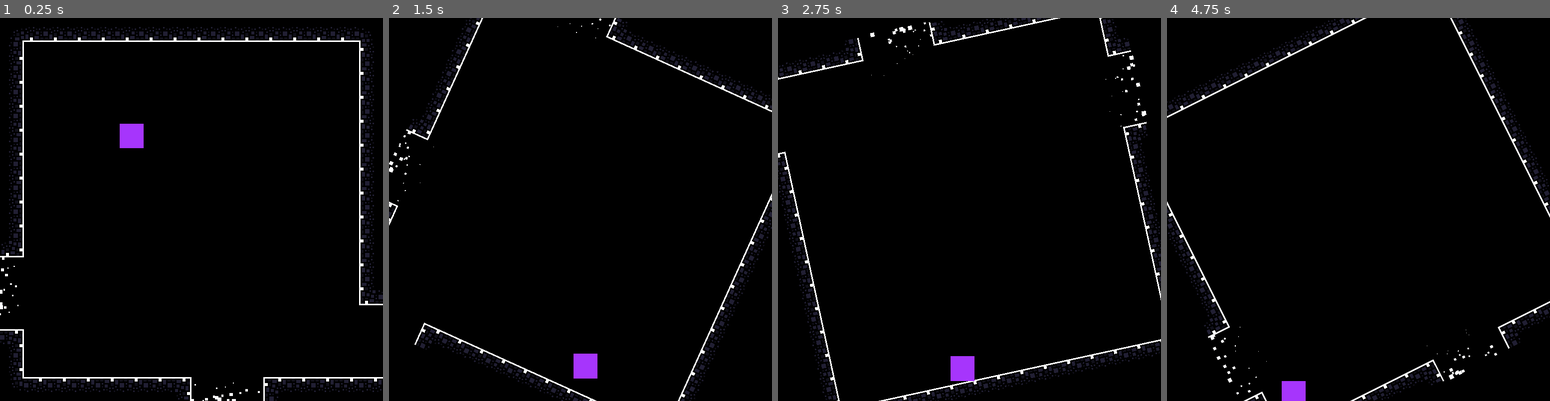
Above: before the commit, frames 1-4 (left to right).
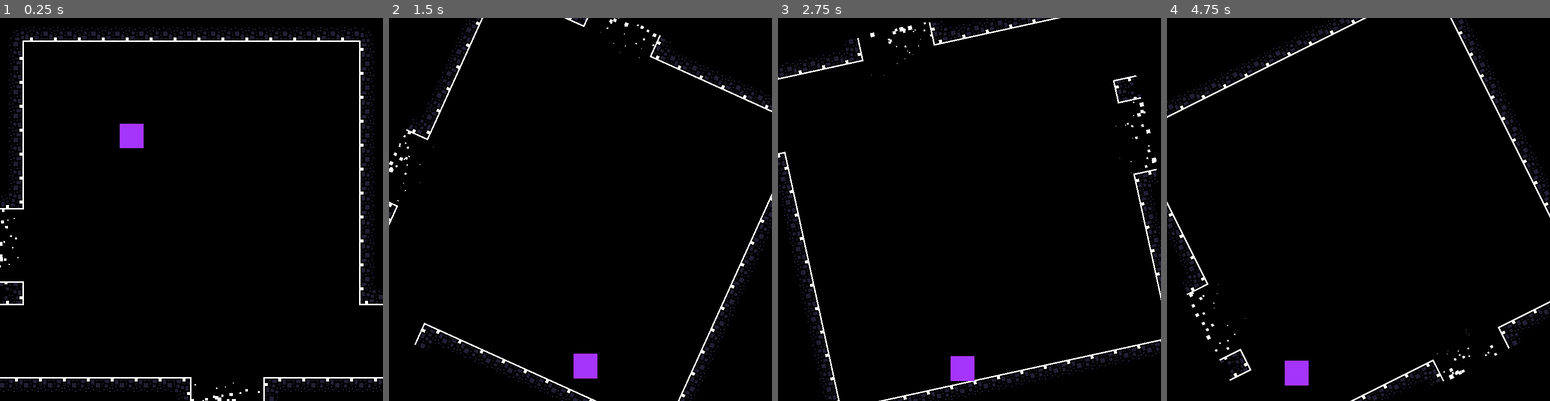
Above: after the commit, the same moments.

Repository: Diogoamorim27/Rubix-Truth
Game: Godot game, scene res://Scenes/Rooms/TemplateSala.tscn
Same seed, same stepped clock (60 frames per second), same inputs: the game is played once before the commit and once after it.
Inputs:
- Up to frame 1 (0.25 s): no input
- Up to frame 2 (1.5 s): tap Enter (ui_accept) at 0.5, 0.77 s; hold Right (ui_right) 0.53-1.28 s; tap E (e) at 0.6, 1.35 s; hold Left (ui_left) from 1.28 s (still down)
- Up to frame 3 (2.75 s): tap Enter (ui_accept) at 1.52 s; release Left (ui_left) at 2.03 s; hold Right (ui_right) from 2.03 s (still down); tap Q (q) at 2.1 s; tap E (e) at 2.3 s
- Up to frame 4 (4.75 s): tap E (e) at 2.85, 3.6, 4.55 s; tap Enter (ui_accept) at 3.02, 3.77, 4.52 s; release Right (ui_right) at 3.53 s; hold Left (ui_left) from 3.53 s (still down); tap Q (q) at 4.35 s

The runs differ from the first frame. In frame 1, 1.0% of the frame differs, in the area x 0-63%, y 45-98%; in frame 2, 0.4%; in frame 3, 0.9%; in frame 4, 1.3%, in the area x 4-85%, y 67-100%.
Error in both runs: Trying to assign value of type 'Node2D' to a variable of type 'Area2D'. (res://Scenes/Rooms/Room.gd:24)

Commit message:
begun hazard, fixed gate collision

Diff:
--- a/Scenes/Prefabs/Gate.gd
+++ b/Scenes/Prefabs/Gate.gd
@@ -3,18 +3,11 @@
 # Declare member variables here. Examples:
 # var a = 2
 # var b = "text"
-export var next_scene : String
+
 # Called when the node enters the scene tree for the first time.
 func _ready():
 	pass # Replace with function body.
 
 # Called every frame. 'delta' is the elapsed time since the previous frame.
-func _process(delta):
-	pass
-
-
-func _on_Gate_body_entered(body):
-	if body.name == "Player":
-		print("player here")
-		get_tree().change_scene(next_scene)
-	pass # Replace with function body.
+#func _process(delta):
+#	pass
--- a/Scenes/Prefabs/Gate.tscn
+++ b/Scenes/Prefabs/Gate.tscn
@@ -1,4 +1,6 @@
-[gd_scene load_steps=3 format=2]
+[gd_scene load_steps=4 format=2]
+
+[ext_resource path="res://Scenes/Prefabs/Gate.gd" type="Script" id=1]
 
 [sub_resource type="SegmentShape2D" id=1]
 a = Vector2( 0, -24 )
@@ -9,6 +11,7 @@
 b = Vector2( 0, 24 )
 
 [node name="Gate" type="Area2D"]
+script = ExtResource( 1 )
 
 [node name="CollisionShape2D" type="CollisionShape2D" parent="."]
 position = Vector2( 16, 0 )
--- a/Scenes/Prefabs/Hazard.gd
+++ b/Scenes/Prefabs/Hazard.gd
@@ -1,19 +1,13 @@
-extends StaticBody2D
+extends Sprite
 
 # Declare member variables here. Examples:
 # var a = 2
 # var b = "text"
-
+onready var particles : = $Particles2D
 # Called when the node enters the scene tree for the first time.
 func _ready():
 	pass # Replace with function body.
 
 # Called every frame. 'delta' is the elapsed time since the previous frame.
-#func _process(delta):
-#	pass
-
-
-func _on_Area2D_body_entered(body):
-	if body.name == "Player":
-		get_tree().reload_current_scene()
-	pass # Replace with function body.
+func _process(delta):
+	pass
--- a/Scenes/Prefabs/Hazard.tscn
+++ b/Scenes/Prefabs/Hazard.tscn
@@ -1,27 +1,35 @@
-[gd_scene load_steps=5 format=2]
+[gd_scene load_steps=6 format=2]
 
-[ext_resource path="res://Scenes/Prefabs/Hazard.gd" type="Script" id=1]
-[ext_resource path="res://Assets/hazard.png" type="Texture" id=2]
+[ext_resource path="res://Assets/toxic.png" type="Texture" id=1]
+[ext_resource path="res://Scenes/Prefabs/Hazard.gd" type="Script" id=2]
 
-[sub_resource type="RectangleShape2D" id=1]
-extents = Vector2( 8, 8 )
+[sub_resource type="Curve" id=2]
+_data = [ Vector2( 0, 1 ), 0.0, 0.0, 0, 0, Vector2( 1, 0 ), -0.00390297, 0.0, 0, 0 ]
 
-[sub_resource type="SegmentShape2D" id=2]
-a = Vector2( 0, -8 )
-b = Vector2( 0, 8 )
+[sub_resource type="CurveTexture" id=3]
+curve = SubResource( 2 )
 
-[node name="Hazard" type="StaticBody2D"]
-script = ExtResource( 1 )
+[sub_resource type="ParticlesMaterial" id=1]
+emission_shape = 2
+emission_box_extents = Vector3( 8, 1, 1 )
+flag_disable_z = true
+spread = 100.0
+gravity = Vector3( 0, 98, 0 )
+orbit_velocity = 0.0
+orbit_velocity_random = 0.0
+scale = 3.0
+scale_curve = SubResource( 3 )
+color = Color( 0.513726, 1, 0.337255, 1 )
 
-[node name="CollisionShape2D" type="CollisionShape2D" parent="."]
-shape = SubResource( 1 )
+[node name="Hazard" type="Sprite"]
+position = Vector2( 0, -8 )
+texture = ExtResource( 1 )
+script = ExtResource( 2 )
 
-[node name="Sprite" type="Sprite" parent="."]
-texture = ExtResource( 2 )
-
-[node name="Area2D" type="Area2D" parent="."]
-
-[node name="CollisionShape2D" type="CollisionShape2D" parent="Area2D"]
-position = Vector2( -10, 0 )
-shape = SubResource( 2 )
-[connection signal="body_entered" from="Area2D" to="." method="_on_Area2D_body_entered"]
+[node name="Particles2D" type="Particles2D" parent="."]
+position = Vector2( 0, 8 )
+amount = 30
+lifetime = 5.0
+randomness = 1.0
+local_coords = false
+process_material = SubResource( 1 )
--- a/Scenes/Prefabs/PortalParticles.tres
+++ b/Scenes/Prefabs/PortalParticles.tres
@@ -19,6 +19,7 @@
 flag_disable_z = true
 spread = 0.0
 gravity = Vector3( 0, -9, 0 )
+angular_velocity = 1.05
 orbit_velocity = 0.0
 orbit_velocity_random = 0.0
 scale = 3.0
--- a/Scenes/Rooms/Room.gd
+++ b/Scenes/Rooms/Room.gd
@@ -87,8 +87,32 @@
 	tilemap.rotation_degrees = lerp(tilemap.rotation_degrees, room_target, PlayerVariables.ROOM_ACCEL*delta)
 
 	## NEXT ROOM DECIDER ##
+	gate_direction = Vector2(round(cos(deg2rad(room_target))),round(sin(deg2rad(room_target))))
 
-	gate_direction = Vector2(round(cos(deg2rad(room_target))),round(sin(deg2rad(room_target))))
+	match gate_direction:
+			Vector2.DOWN:
+				if ResourceLoader.exists(room_on_the_right):
+					$TileMap/Gate/StaticBody2D/CollisionShape2D.disabled = true
+				else:
+					$TileMap/Gate/StaticBody2D/CollisionShape2D.disabled = false
+			Vector2.RIGHT:
+				if ResourceLoader.exists(room_on_the_right):
+					$TileMap/Gate/StaticBody2D/CollisionShape2D.disabled = true
+				else:
+					$TileMap/Gate/StaticBody2D/CollisionShape2D.disabled = false
+			Vector2.UP:
+				if ResourceLoader.exists(room_on_the_right):
+					$TileMap/Gate/StaticBody2D/CollisionShape2D.disabled = true
+				else:
+					$TileMap/Gate/StaticBody2D/CollisionShape2D.disabled = false
+			Vector2.LEFT:
+				if ResourceLoader.exists(room_on_the_right):
+					$TileMap/Gate/StaticBody2D/CollisionShape2D.disabled = true
+				else:
+					$TileMap/Gate/StaticBody2D/CollisionShape2D.disabled = false
+
+
+
 
 
 func _directional_input() -> int:
@@ -120,24 +144,24 @@
 			Vector2.DOWN:
 				if ResourceLoader.exists(room_below):
 					get_tree().change_scene(room_below)
-					PlayerVariables.new_player_position = Vector2(player.global_position.x, player.global_position.y + 240)
+					PlayerVariables.new_player_position = Vector2(player.global_position.x, player.global_position.y + 256)
 				else:
 					print("Scene ", room_below ," doesnt exist")
 			Vector2.RIGHT:
 				if ResourceLoader.exists(room_on_the_right):
-					PlayerVariables.new_player_position = Vector2(player.global_position.x - 240, player.global_position.y)
+					PlayerVariables.new_player_position = Vector2(player.global_position.x - 256, player.global_position.y)
 					get_tree().change_scene(room_on_the_right)
 				else:
 					print("Scene ", room_on_the_right ," doesnt exist")
 			Vector2.UP:
 				if ResourceLoader.exists(room_above):
-					PlayerVariables.new_player_position = Vector2(player.global_position.x, player.global_position.y - 240)
+					PlayerVariables.new_player_position = Vector2(player.global_position.x, player.global_position.y - 256)
 					get_tree().change_scene(room_above)
 				else:
 					print("Scene ", room_above ," doesnt exist")
 			Vector2.LEFT:
 				if ResourceLoader.exists(room_on_the_left):
-					PlayerVariables.new_player_position = Vector2(player.global_position.x + 240, player.global_position.y)
+					PlayerVariables.new_player_position = Vector2(player.global_position.x + 256, player.global_position.y)
 					get_tree().change_scene(room_on_the_left)
 				else:
 					print("Scene ", room_on_the_left ," doesnt exist")
--- a/Scenes/Rooms/TemplateSala.tscn
+++ b/Scenes/Rooms/TemplateSala.tscn
@@ -1,11 +1,12 @@
-[gd_scene load_steps=11 format=2]
+[gd_scene load_steps=13 format=2]
 
 [ext_resource path="res://Scenes/Rooms/Room.gd" type="Script" id=1]
 [ext_resource path="res://Assets/black.png" type="Texture" id=2]
 [ext_resource path="res://Assets/Witchcraft_spr_sheets_V1_0.png" type="Texture" id=3]
-[ext_resource path="res://Scenes/Prefabs/Gate.tscn" type="PackedScene" id=4]
-[ext_resource path="res://Scenes/Prefabs/Portals.tscn" type="PackedScene" id=5]
-[ext_resource path="res://Scenes/Player/Player.tscn" type="PackedScene" id=6]
+[ext_resource path="res://Assets/my_wall.png" type="Texture" id=4]
+[ext_resource path="res://Scenes/Prefabs/Gate.tscn" type="PackedScene" id=5]
+[ext_resource path="res://Scenes/Prefabs/Portals.tscn" type="PackedScene" id=6]
+[ext_resource path="res://Scenes/Player/Player.tscn" type="PackedScene" id=7]
 
 [sub_resource type="ConvexPolygonShape2D" id=1]
 points = PoolVector2Array( 0, 0, 16, 0, 16, 16, 0, 16 )
@@ -14,6 +15,9 @@
 points = PoolVector2Array( 0, 0, 16, 0, 16, 16, 0, 16 )
 
 [sub_resource type="ConvexPolygonShape2D" id=3]
+points = PoolVector2Array( 0, 0, 16, 0, 16, 16, 0, 16 )
+
+[sub_resource type="ConvexPolygonShape2D" id=5]
 points = PoolVector2Array( 0, 0, 16, 0, 16, 16, 0, 16 )
 
 [sub_resource type="TileSet" id=4]
@@ -65,37 +69,59 @@
 2/navigation_offset = Vector2( 0, 0 )
 2/shapes = [  ]
 2/z_index = 0
+3/name = "my_wall.png 3"
+3/texture = ExtResource( 4 )
+3/tex_offset = Vector2( 0, 0 )
+3/modulate = Color( 1, 1, 1, 1 )
+3/region = Rect2( 0, 0, 16, 16 )
+3/tile_mode = 0
+3/occluder_offset = Vector2( 0, 0 )
+3/navigation_offset = Vector2( 0, 0 )
+3/shapes = [ {
+"autotile_coord": Vector2( 0, 0 ),
+"one_way": false,
+"one_way_margin": 1.0,
+"shape": SubResource( 5 ),
+"shape_transform": Transform2D( 1, 0, 0, 1, 0, 0 )
+} ]
+3/z_index = 0
 
 [node name="TemplateSala" type="Node2D"]
 position = Vector2( 3.52859e-005, 0 )
 script = ExtResource( 1 )
+room_on_the_right = ""
 
 [node name="Sprite" type="Sprite" parent="."]
 position = Vector2( 128, 128 )
 scale = Vector2( 16, 16 )
 texture = ExtResource( 2 )
+__meta__ = {
+"_edit_lock_": true
+}
 
 [node name="TileMap" type="TileMap" parent="."]
 position = Vector2( 128, 128 )
 tile_set = SubResource( 4 )
 cell_size = Vector2( 16, 16 )
 format = 1
-tile_data = PoolIntArray( -458760, -1073741822, 0, -458759,  …(553 unchanged characters)… 5544, 1610612737, 0, -131065, 1, 0, -8, 1610612737, 0, -65529, 1, 0, 65528, 1610612737, 0, 7, 1, 0, 131064, -1073741824, 0, 65543, 1, 0, 131079, 1, 0, 196615, 0, 0, 393208, 1610612736, 0, 458744, 1610612737, 0, 524280, 1610612738, 0, 524281, -1610612735, 0, 524282, -16 …(252 unchanged characters)…
+tile_data = PoolIntArray( -458760, -1073741822, 0, -458759,  …(553 unchanged characters)… 5544, 1610612737, 0, -131065, 1, 0, -8, -1073741824, 0, -65529, 1, 0, 7, 1, 0, 65543, 1, 0, 131079, 1, 0, 262136, 1610612739, 0, 196615, 0, 0, 524280, -1610612735, 0, 524281, -1610612735, 0, 524282, -16 …(252 unchanged characters)…
 
-[node name="Gate" parent="TileMap" instance=ExtResource( 4 )]
+[node name="Gate" parent="TileMap" instance=ExtResource( 5 )]
 position = Vector2( 120, 88 )
 
-[node name="Portals" parent="TileMap" instance=ExtResource( 5 )]
+[node name="Portals" parent="TileMap" instance=ExtResource( 6 )]
+editor/display_folded = true
 position = Vector2( 224, -48 )
 
 [node name="Portal1" parent="TileMap/Portals" index="0"]
-position = Vector2( -344, 104 )
+position = Vector2( -344, 72 )
 rotation = 1.57079
 
 [node name="Portal2" parent="TileMap/Portals" index="1"]
 position = Vector2( -200, 168 )
 
-[node name="Player" parent="." instance=ExtResource( 6 )]
+[node name="Player" parent="." instance=ExtResource( 7 )]
+editor/display_folded = true
 [connection signal="body_entered" from="TileMap/Gate" to="." method="_on_Gate_body_entered"]
 
 [editable path="TileMap/Portals"]
Binary file added: Assets/my_wall.png
Not shown, added: Assets/my_wall.png.import
Binary file added: Assets/toxic.png
Not shown, added: Assets/toxic.png.import
Binary file added: toxic.png
Not shown, added: toxic.png.import
